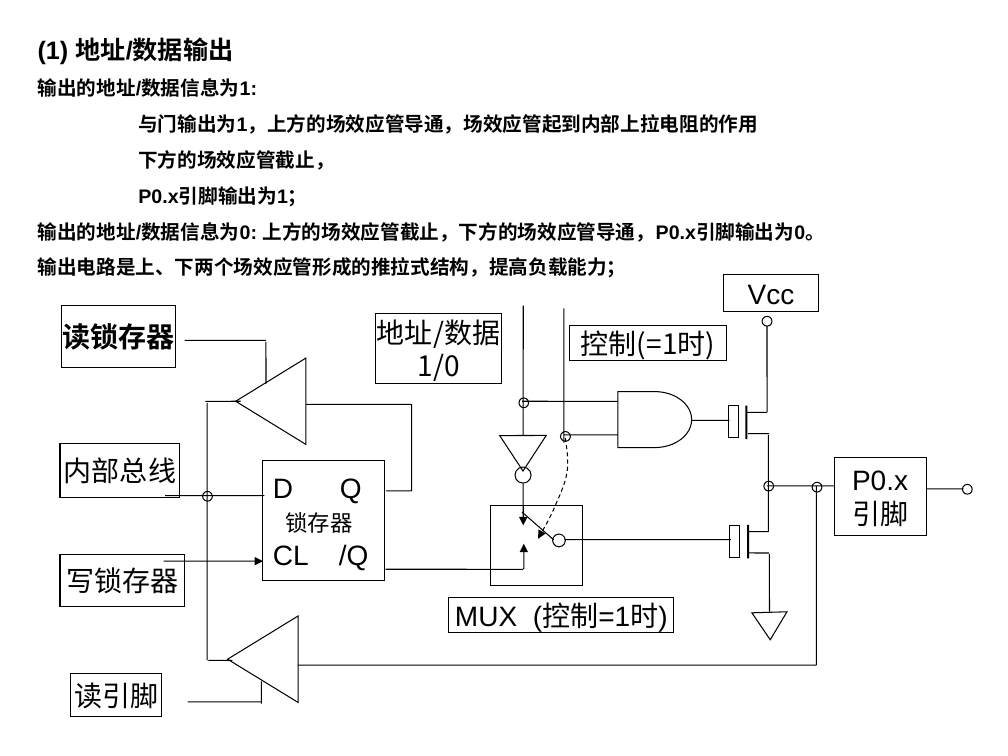
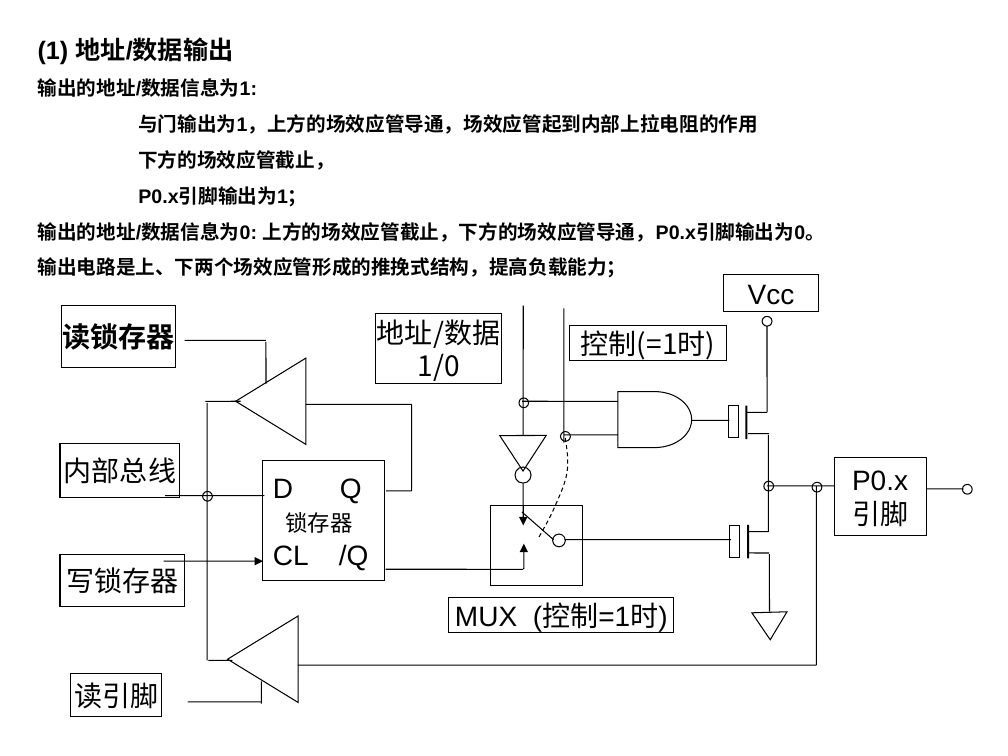
Before and after one commit to rshouc/Microcomputer, a slide deck: slide 78 of PPT/Microcontroller/第2章 51单片机的基本结构.PPT. Drawn at 1008x756 pixels with LibreOffice and Linux fonts; fonts in the diff are those of the drawing. Boxes give left, top, right and bottom in pixels: in the first picture for what was removed or moved away, otherwise in the second. Text is boxed around its words. In the diff, an @@ line names an element or a change of style, - is before the commit and + after.

```diff
--- a/PPT/Microcontroller/第2章 51单片机的基本结构.PPT
+++ b/PPT/Microcontroller/第2章 51单片机的基本结构.PPT
@@ text at <box>38,257,627,278</box>: text changed @@
-输出电路是上、下两个场效应管形成的推拉式结构，提高负载能力；
+输出电路是上、下两个场效应管形成的推挽式结构，提高负载能力；
```
Also in this commit, not shown: 107 other slides changed, 9 other files.
